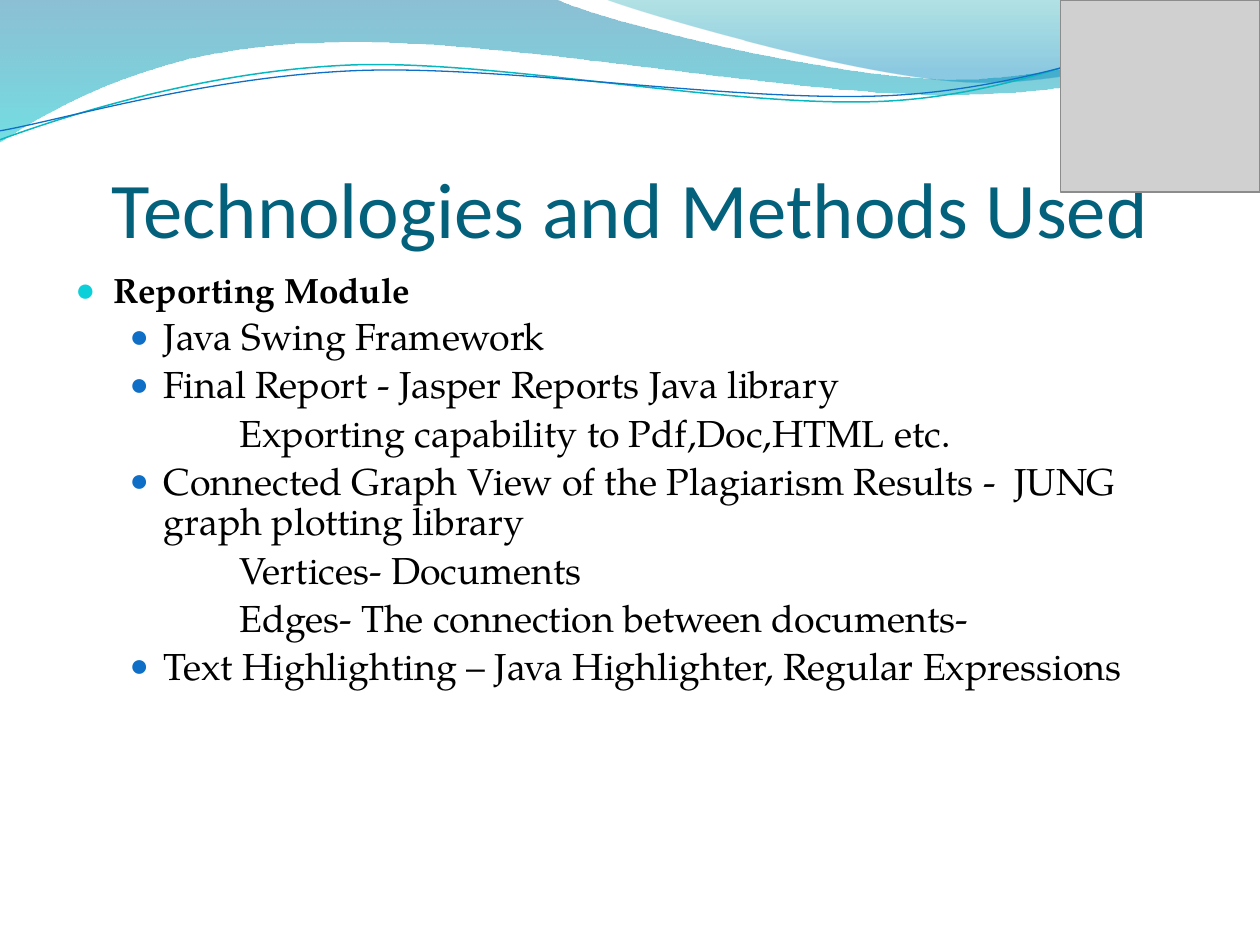
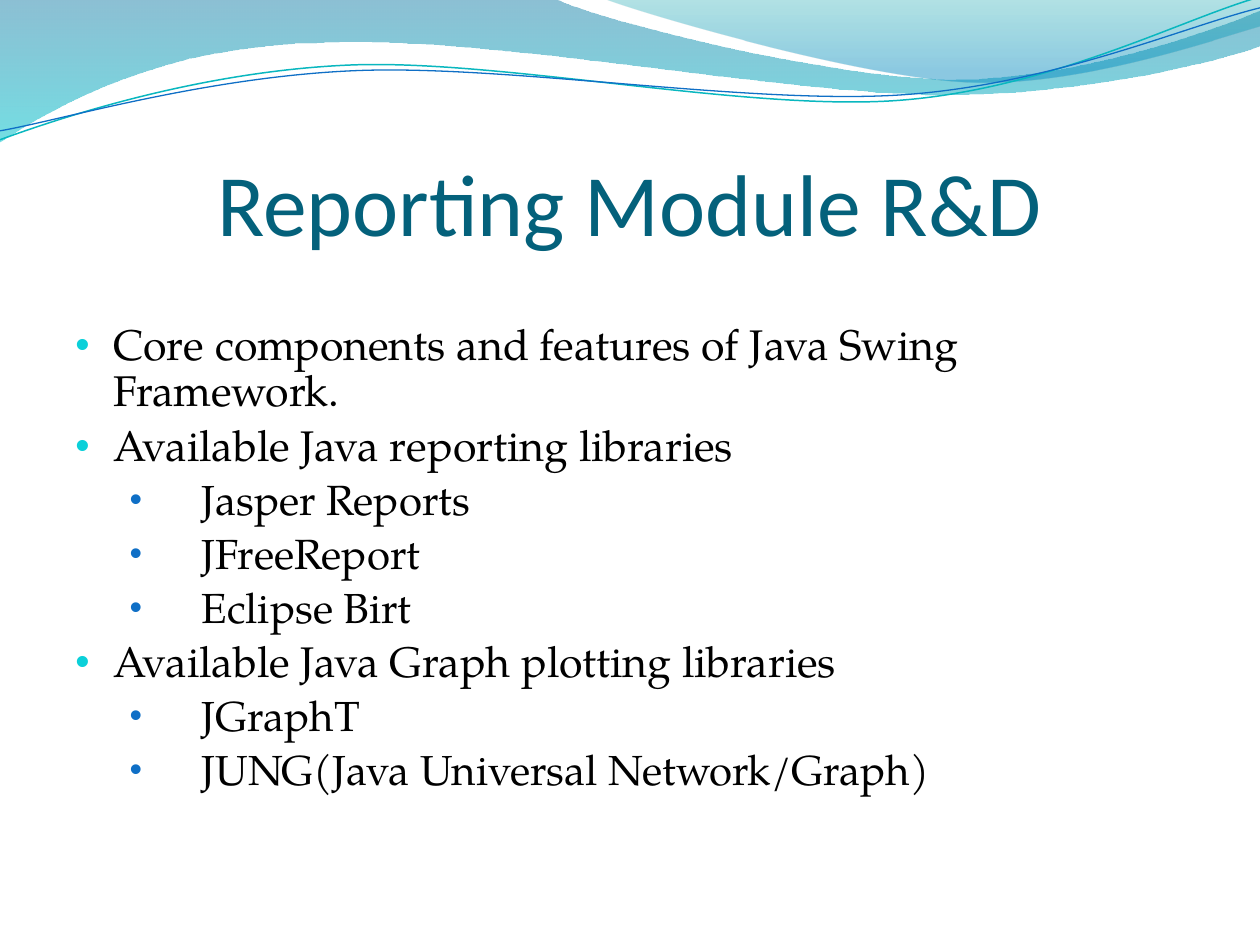
Before and after one commit to rohan501206/project-plagiabust, a slide deck: slide 36 of project docs/Final Presentation.pptx (slide 28 before the commit). Drawn at 1260x945 pixels with LibreOffice and Linux fonts; fonts in the diff are those of the drawing; grey boxes stand for pictures; background and template pictures are left out. Boxes give left, top, right and bottom in pixels: in the first picture for what was removed or moved away, otherwise in the second. Text is boxed around its words. In the diff, an @@ line names an element or a change of style, - is before the commit and + after.

```diff
--- a/project docs/Final Presentation.pptx
+++ b/project docs/Final Presentation.pptx
@@ picture removed at [1061,0,1260,192] @@
@@ title at [217,175,1042,251]: text changed; size 45 to 50 pt @@
-Technologies and Methods Used
+Reporting Module R&D
@@ text at [113,328,958,797]: text changed; size 21.5 to 24.5 pt @@
-● Reporting Module
-  ● Java Swing Framework
-  ● Final Report - Jasper Reports Java library
-Exporting capability to Pdf,Doc,HTML etc.
-  ● Connected Graph View of the Plagiarism Results - JUNG graph plotting library
-Vertices- Documents
-Edges- The connection between documents-
-  ● Text Highlighting – Java Highlighter, Regular Expressions
+• Core components and features of Java Swing Framework.
+• Available Java reporting libraries
+  • Jasper Reports
+  • JFreeReport
+  • Eclipse Birt
+• Available Java Graph plotting libraries
+  • JGraphT
+  • JUNG(Java Universal Network/Graph)
```
Also in this commit, not shown: 24 other slides changed, 14 slides added, 8 slides removed.
